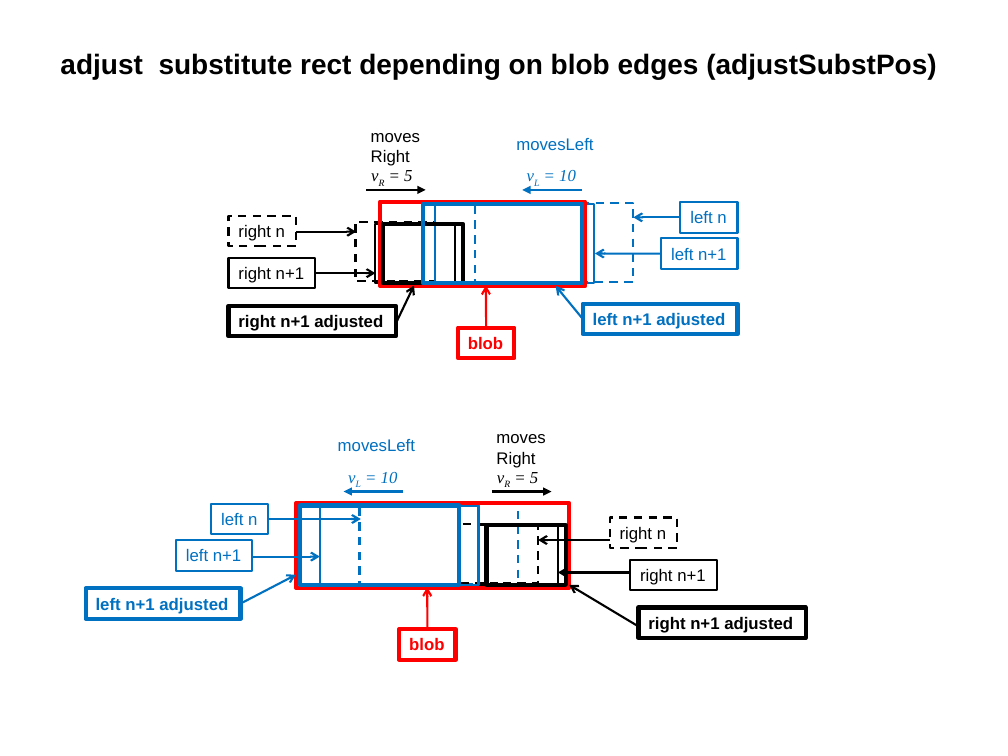
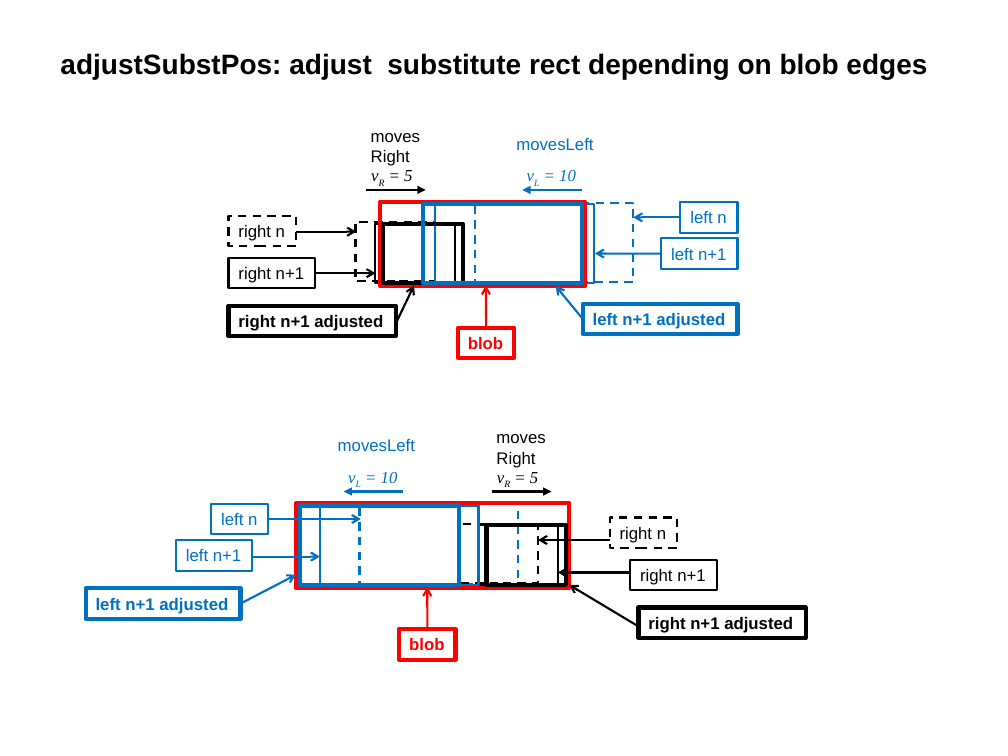
Before and after one commit to HwyToHell/video-dev, a slide deck: slide 2 of utilities/occlusion.pptx. Drawn at 1008x756 pixels with LibreOffice and Linux fonts; fonts in the diff are those of the drawing. Boxes give left, top, right and bottom in pixels: in the first picture for what was removed or moved away, otherwise in the second. Text is boxed around its words. In the diff, an @@ line names an element or a change of style, - is before the commit and + after.

```diff
--- a/utilities/occlusion.pptx
+++ b/utilities/occlusion.pptx
@@ title at bbox=[60, 53, 927, 79]: text changed @@
-adjust substitute rect depending on blob edges (adjustSubstPos)
+adjustSubstPos: adjust substitute rect depending on blob edges
```
Also in this commit, not shown: 2 slides added, 4 other files.
